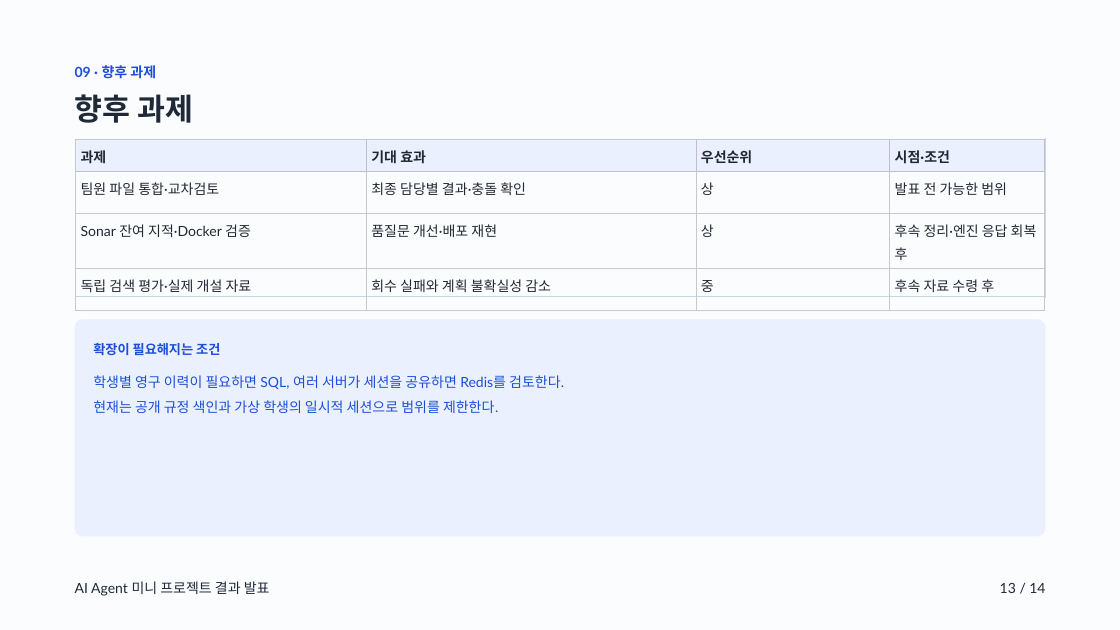
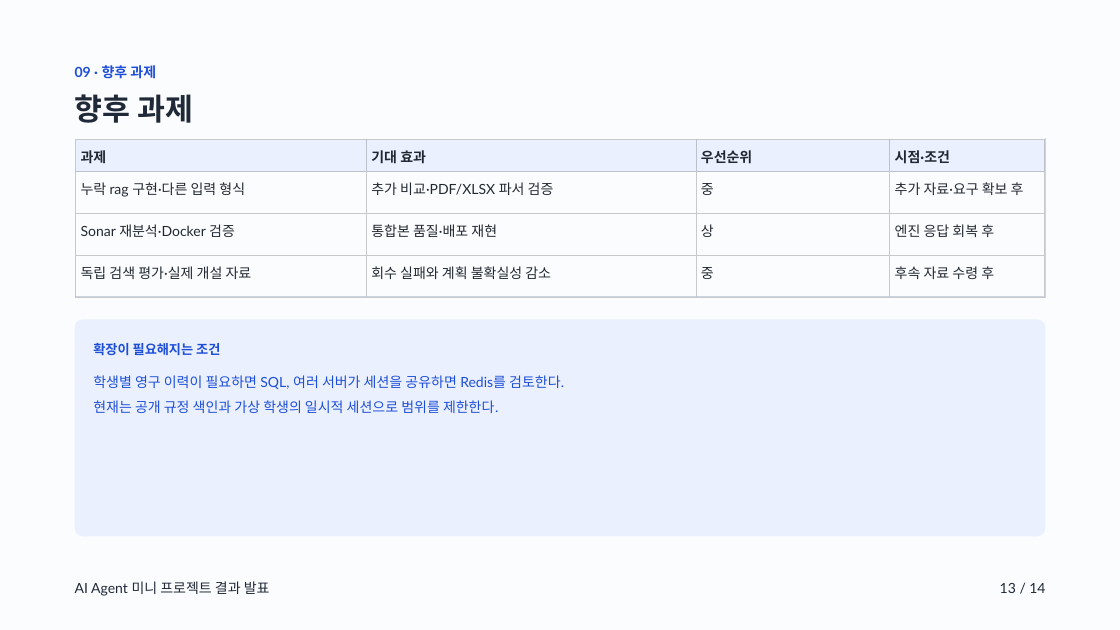
Before and after one commit to on21life-google/jolup-graduation-agent, a slide deck: slide 13 of artifacts/jolup-presentation-20261026.pptx. Drawn at 1120x630 pixels with LibreOffice and Linux fonts; fonts in the diff are those of the drawing. Boxes give left, top, right and bottom in pixels: in the first picture for what was removed or moved away, otherwise in the second. Text is boxed around its words. In the diff, an @@ line names an element or a change of style, - is before the commit and + after.

```diff
--- a/artifacts/jolup-presentation-20261026.pptx
+++ b/artifacts/jolup-presentation-20261026.pptx
@@ table at (76, 139, 1045, 297) @@
-row 2: 팀원 파일 통합·교차검토 | 최종 담당별 결과·충돌 확인 | 상 | 발표 전 가능한 범위
+row 2: 누락 rag 구현·다른 입력 형식 | 추가 비교·PDF/XLSX 파서 검증 | 중 | 추가 자료·요구 확보 후
-row 3: Sonar 잔여 지적·Docker 검증 | 품질문 개선·배포 재현 | 상 | 후속 정리·엔진 응답 회복 후
+row 3: Sonar 재분석·Docker 검증 | 통합본 품질·배포 재현 | 상 | 엔진 응답 회복 후
```
Also in this commit, not shown: 6 other slides changed, 50 other files.
